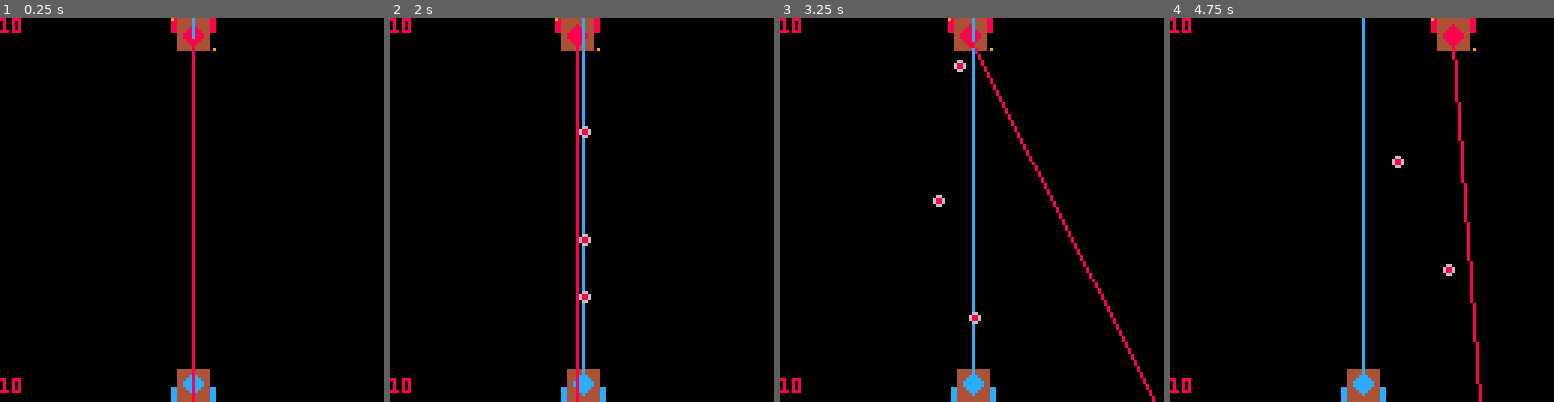
Above: before the commit, frames 1-4 (left to right).
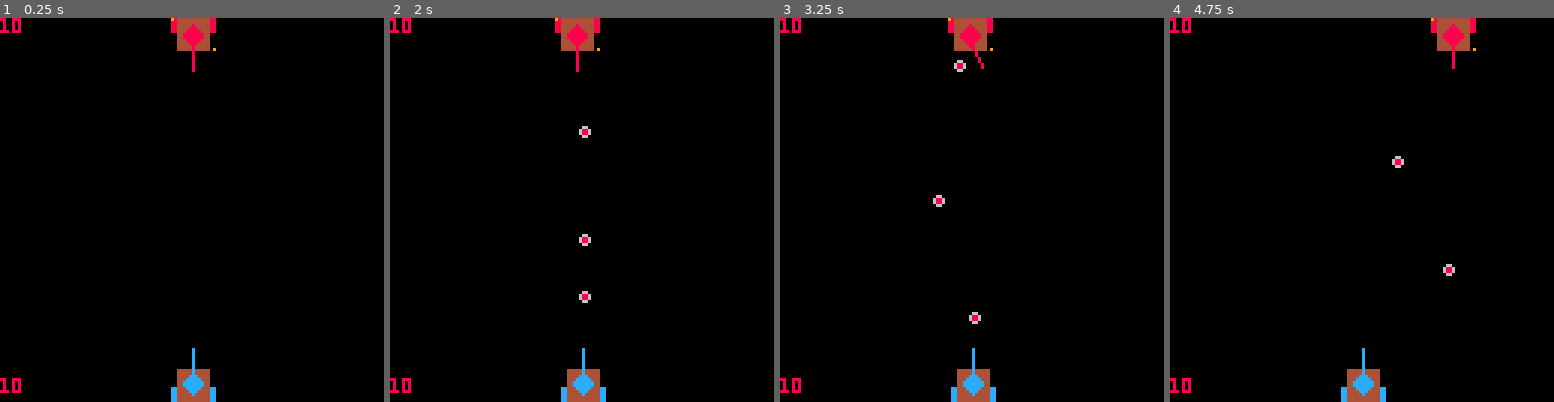
Above: after the commit, the same moments.

Repository: xMunchy/Clef
Game: PICO-8 cartridge clefv3.p8
Two runs of this game, one before a commit and one after it. Both use one fixed random seed, a clock stepped at 60 frames per second and the inputs below.
Inputs:
- Up to frame 1 (0.25 s): no input
- Up to frame 2 (2 s): tap O (Z key) at 0.33, 0.7, 1.43 s; hold Left from 1.97 s (still down)
- Up to frame 3 (3.25 s): tap O (Z key) at 2.22, 3.1 s; release Left at 2.37 s; hold Down 2.42-2.82 s; hold Right from 2.87 s (still down)
- Up to frame 4 (4.75 s): release Right at 3.53 s; hold Up 3.58-4.08 s; tap O (Z key) at 3.98 s; hold Right 4.13-4.53 s; hold Down from 4.58 s (still down)

The runs differ from the first frame. In frame 1, 0.7% of the frame differs, in the area x 50-51%, y 0-100%; in frame 2, 1.3%; in frame 3, 1.4%; in frame 4, 1.4%, in the area x 50-82%, y 0-100%.

Commit message:
shortened muzzle and fixed aim

Diff:
--- a/clefv3.p8
+++ b/clefv3.p8
@@ -295,8 +295,10 @@
 	then p1.xe = p1.xs
 	else
 		p1.xe =
-			p1.xs - (128/tan(p1.theta))
+			p1.xs + (10*cos(p1.theta))
 	end
+	p1.ye =
+		p1.ys - (10*sin(p1.theta))
 
   --player 2 movement
  if btn(0,1) then --left
@@ -336,8 +338,10 @@
 	then p2.xe = p2.xs
 	else
 		p2.xe =
-			p2.xs - (128/tan(p2.theta))
+			p2.xs + (10*cos(p2.theta))
 	end
+	p2.ye =
+		p2.ys + (10*sin(p2.theta))
 
   --shooting, player 1--
  if(btn(4,0)) then
@@ -372,9 +376,9 @@
  spr(p1.s,p1.xs-7,p1.ys-16,2,2)
  spr(p2.s,p2.xs-7,p2.ys,2,2)
  line(p2.xs, p2.ys+8,
-		p2.xe, p2.ye, 12)
+		p2.xe, p2.ye+8, 12)
 	line(p1.xs, p1.ys-9,
-		p1.xe, p1.ye, 8)
+		p1.xe, p1.ye-9, 8)
  show_b()
  print(p1.hp,0,0,8)
  print(p2.hp,0,120,8)
